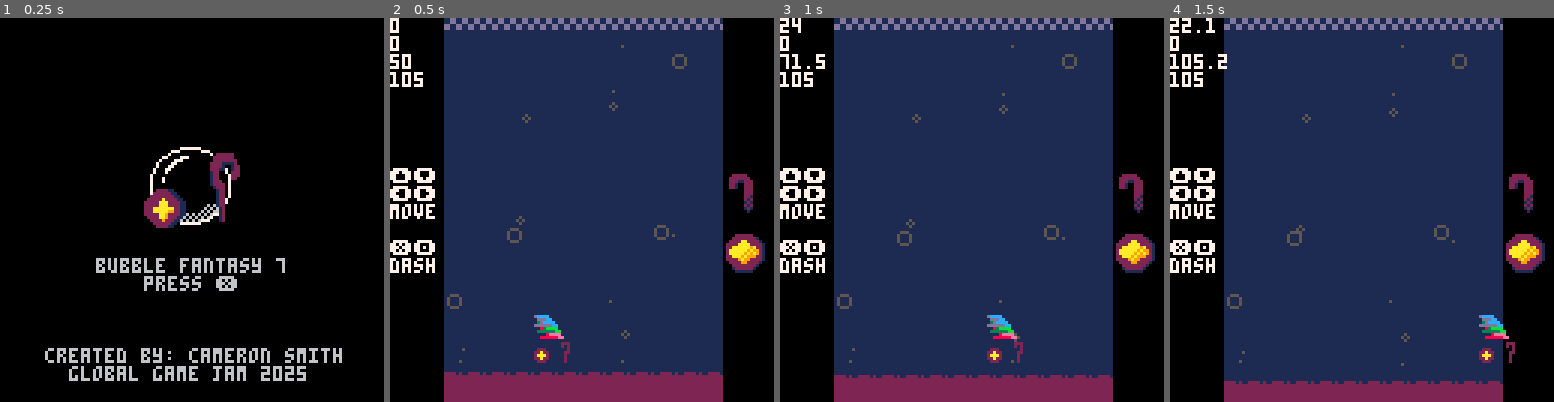
Above: before the commit, frames 1-4 (left to right).
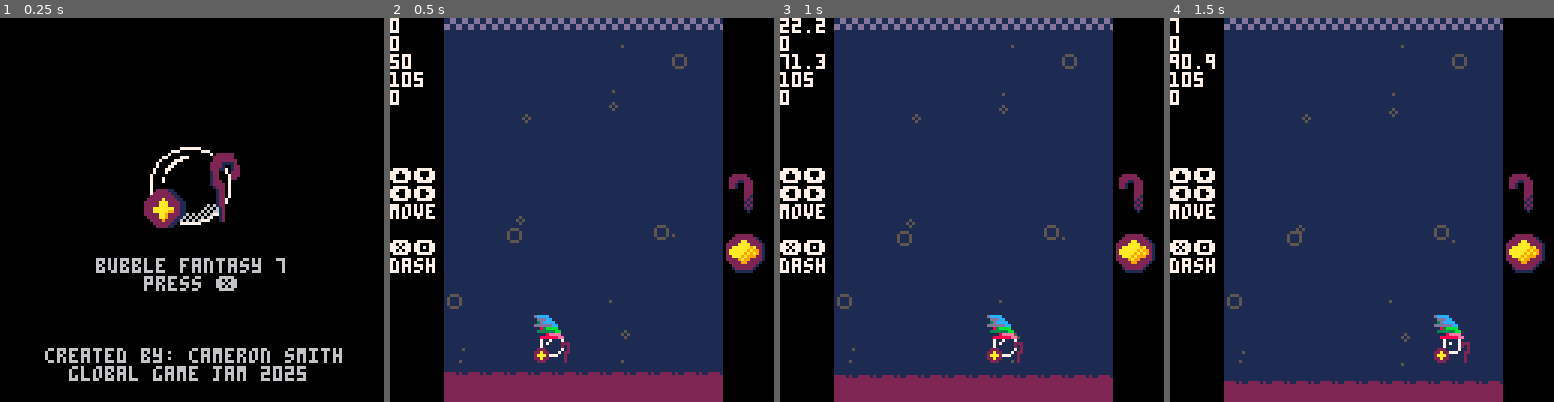
Above: after the commit, the same moments.

Repository: dumbanode/Bubble-Fantasy-7
Game: PICO-8 cartridge ggj2025.p8
Same seed, same stepped clock (60 frames per second), same inputs: the game is played once before the commit and once after it.
Inputs:
- Up to frame 1 (0.25 s): no input
- Up to frame 2 (0.5 s): tap X (X key) at 0.33 s
- Up to frame 3 (1 s): tap O (Z key) at 0.7 s
- Up to frame 4 (1.5 s): tap X (X key) at 1.07 s

Frame 1 is identical in both runs. In frame 2, 0.1% of the frame differs, in the area x 0-46%, y 18-89%; in frame 3, 0.3%; in frame 4, 1.6%, in the area x 0-90%, y 0-90%.

Commit message:
Player can dash again

Diff:
--- a/ggj2025.p8
+++ b/ggj2025.p8
@@ -217,7 +217,10 @@
 		plr.pos.y,
 		7
 	)
-
+	print(
+		plr.val,
+		7
+	)
 end
 
 -- take two tables with coords
@@ -301,7 +304,7 @@
 		------------
 		-- update --
 		------------
-		last_time=2,
+		last_time=-1,
 		update=function(self)
 			local curr_time=time()
 			local elapsed=
@@ -399,13 +402,6 @@
 		end,
 
 		move=function(self)
-			-- calculate the amounts to move
-			mv_amt=self.pos.move_amount
-			x_to_use=
-				mv_amt*self.pos.x_imp
-			y_to_use=
-				mv_amt*self.pos.y_imp
-
 			-- ensure the player doesnt
 			-- clip outside
 			if self.pos.x>max_x then
@@ -444,6 +440,7 @@
 			to_return=pos
 			val_to_use=
 				self.pos.move_amount*imp
+			self.val=val_to_use
 			if imp>0 then
 				to_return+=val_to_use
 				to_return=
@@ -1296,17 +1293,17 @@
 function damp_imp(impulse)
 	to_damp=damp
 	--initial burst of speed
-	if plr.dashing==1 then
+	if plr.status.dashing==1 then
 		to_damp=.001
 	--starting to slow down
-	elseif plr.dashing==2 then
+	elseif plr.status.dashing==2 then
 		to_damp=dash_slow_damp
 	-- normal speed, disable dash
-	elseif plr.dashing==3 then
+	elseif plr.status.dashing==3 then
 		to_damp=damp
 	end
 
-	if plr.dashing!=3 then
+	if plr.status.dashing!=3 then
 		if (impulse>0) then
 			impulse-=to_damp
 			impulse = flr(impulse*10)/10
